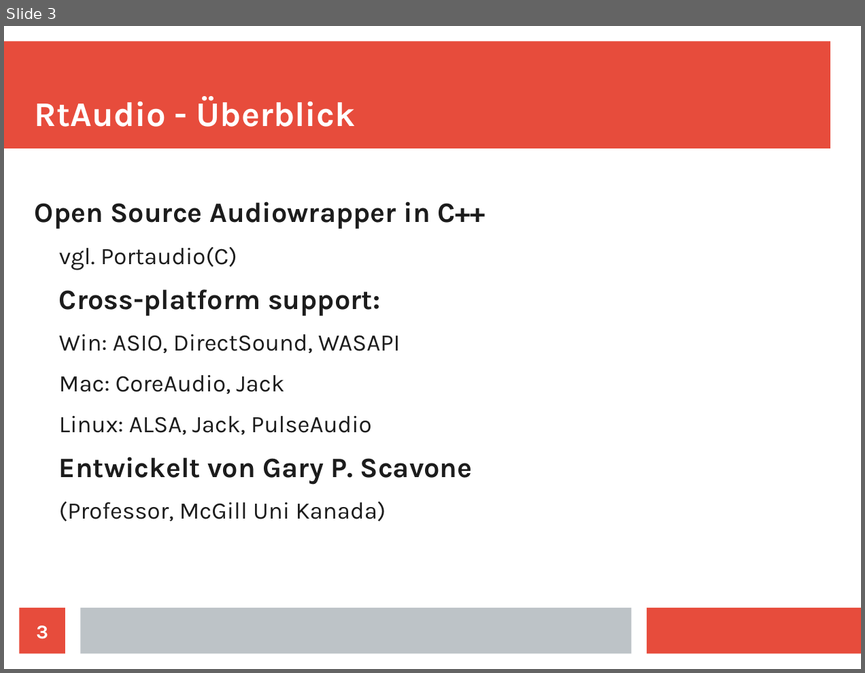
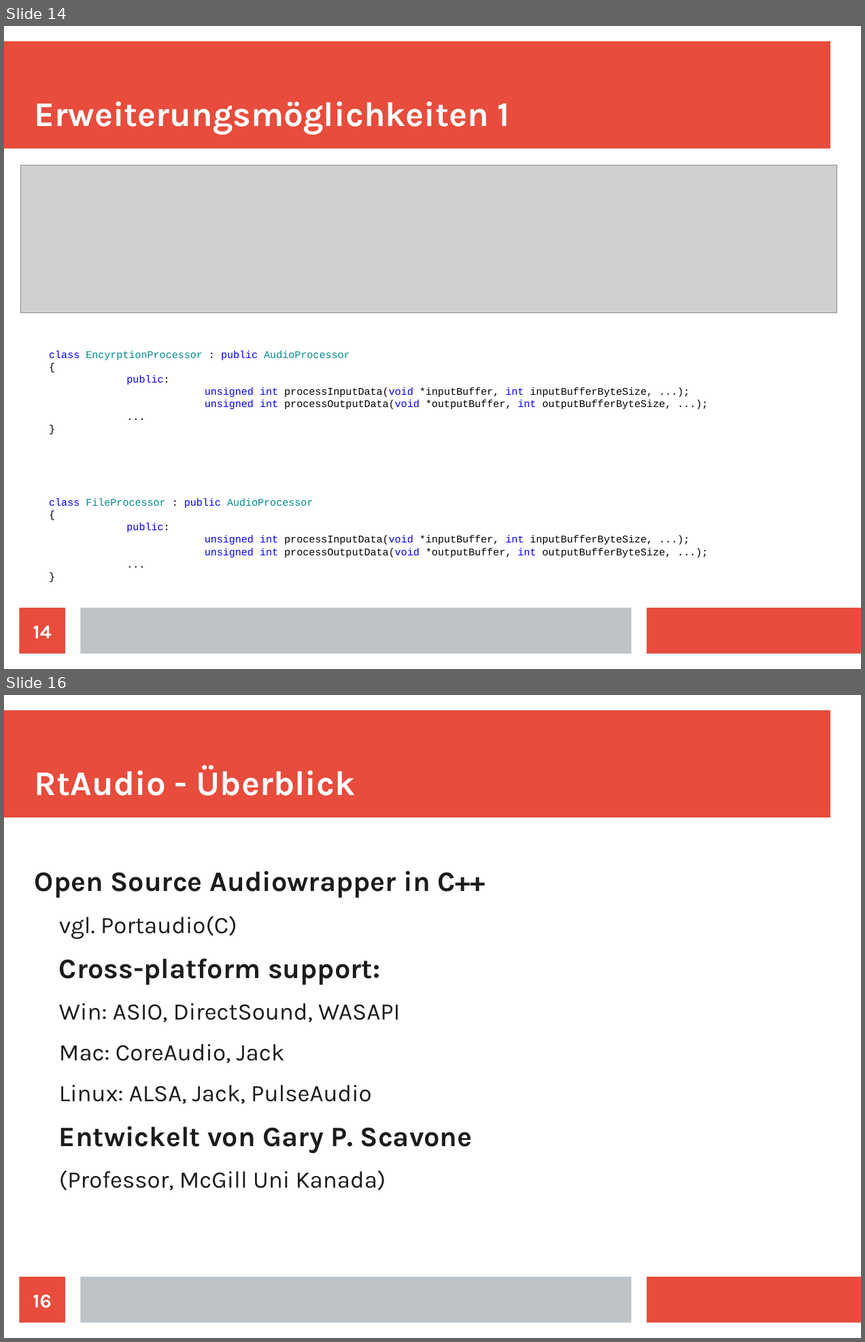
Before and after one commit to doe300/OHMComm, a slide deck: documents/OHMCommPres.odp. Shown one above the other, each under a label of ours: slide 3 before the commit, slides 14 and 16 after it; the slides between them are not shown. The pictures are 865x673 and 865x1342 pixels, drawn with LibreOffice and Linux fonts; fonts in the diff are those of the drawing; grey boxes stand for pictures. Boxes give left, top, right and bottom in pixels: in the first picture for what was removed or moved away, otherwise in the second. Text is boxed around its words. In the diff, an @@ line names an element or a change of style, - is before the commit and + after.

```diff
--- a/documents/OHMCommPres.odp
+++ b/documents/OHMCommPres.odp
@@ slide 14 added at [4,26,861,669], background #FFFFFF; not listed: 3 template elements that a slide beside it also shows @@
@@ title added at [35,101,510,134], 32 pt, text #FFFFFF, bold @@
+Erweiterungsmöglichkeiten 1
@@ picture added at [20,165,837,313] @@
@@ text added at [49,350,671,557], 9.5 pt, text #000000 @@
+class EncyrptionProcessor : public AudioProcessor
+{
+public:
+unsigned int processInputData(void *inputBuffer, int inputBufferByteSize, ...);
+unsigned int processOutputData(void *outputBuffer, int outputBufferByteSize, ...);
+...
+}
+class FileProcessor : public AudioProcessor
+{
+public:
+unsigned int processInputData(void *inputBuffer, int inputBufferByteSize, ...);
+unsigned int processOutputData(void *outputBuffer, int outputBufferByteSize, ...);
+...
+}
@@ page number added at [20,607,65,654], fill #E74C3C, 18 pt, text #FFFFFF, bold @@
+14
@@ what was slide 3 is now slide 16 @@
@@ page number at [33,1294,52,1308]: text changed @@
-3
+16
```
Also in this commit, not shown: 12 other slides added.
